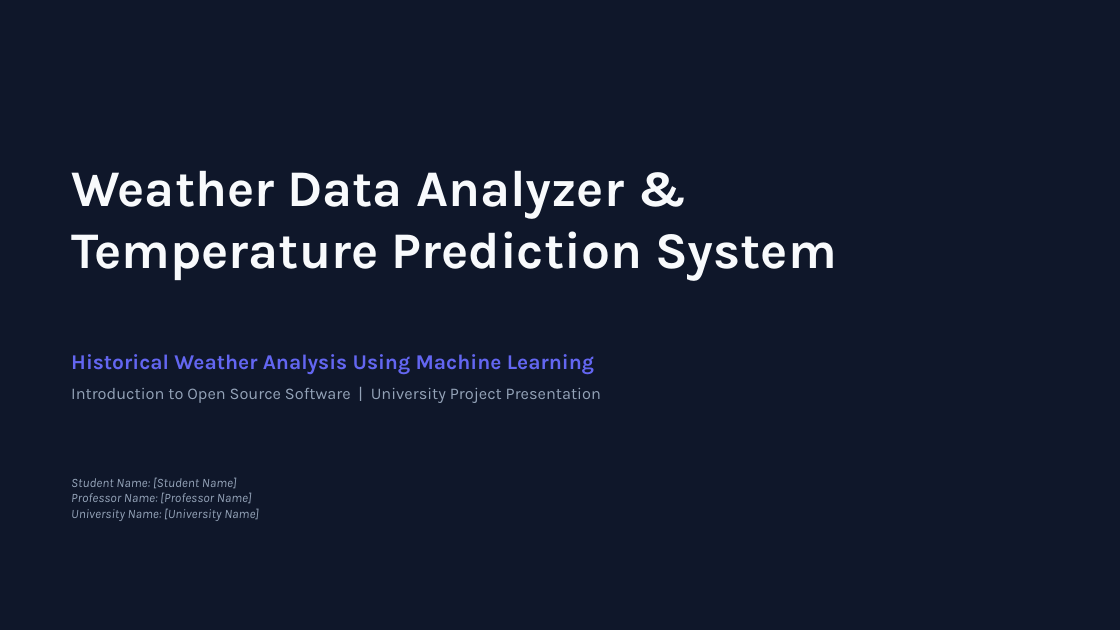
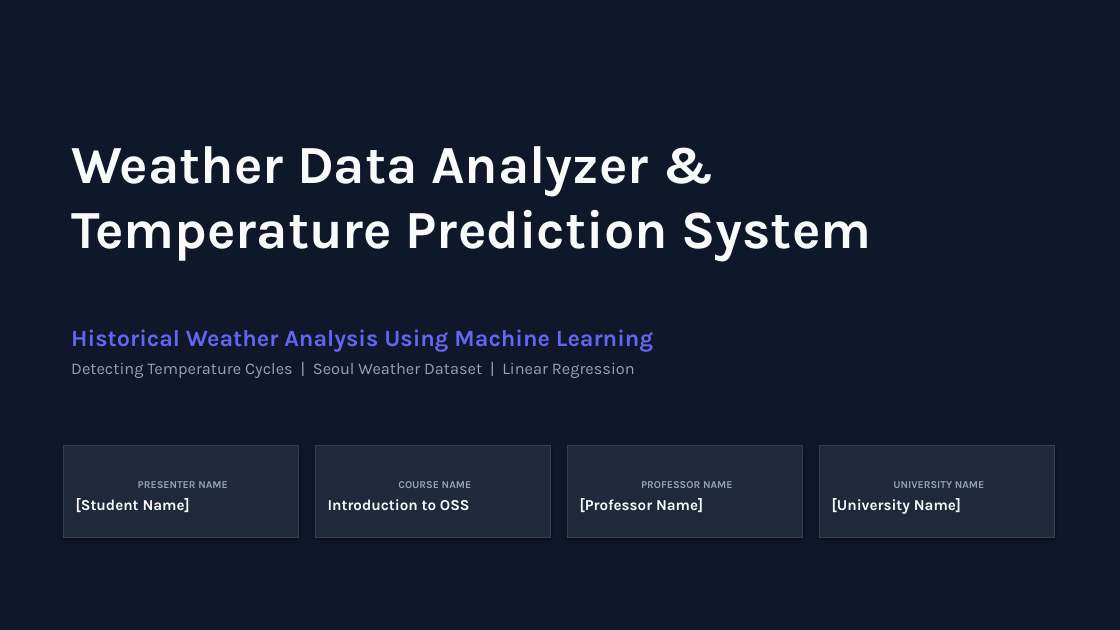
Before and after one commit to aperfectrio/weather-data-analyzer-and-prediction, a slide deck: slide 1 of Weather_Data_Analyzer_Presentation.pptx. Drawn at 1120x630 pixels with LibreOffice and Linux fonts; fonts in the diff are those of the drawing. Boxes give left, top, right and bottom in pixels: in the first picture for what was removed or moved away, otherwise in the second. Text is boxed around its words. In the diff, an @@ line names an element or a change of style, - is before the commit and + after.

Commit message:
Refactor presentation slide deck to match NIDS layout style

```diff
--- a/Weather_Data_Analyzer_Presentation.pptx
+++ b/Weather_Data_Analyzer_Presentation.pptx
@@ text "Weather Data Analyzer & Temperature ...": place and size @@
-text "Weather Data Analyzer & Temperature ..." at bbox=[71, 170, 837, 280]
+text "Weather Data Analyzer & Temperature ..." at bbox=[71, 146, 871, 261]
@@ text "Weather Data Analyzer & Temperature ..." at bbox=[71, 146, 871, 261]: size 44 to 46 pt @@
@@ text "Historical Weather Analysis Using Machine ...": place and size @@
-text "Historical Weather Analysis Using Machine ..." at bbox=[71, 354, 601, 403]
+text "Historical Weather Analysis Using Machine ..." at bbox=[71, 329, 653, 378]
@@ text at bbox=[71, 329, 653, 352]: size 18 to 20 pt in "Historical Weather Analysis Using Machine Learning" @@
@@ text at bbox=[71, 363, 635, 378]: text changed @@
-Introduction to Open Source Software | University Project Presentation
+Detecting Temperature Cycles | Seoul Weather Dataset | Linear Regression
@@ rectangle "PRESENTER NAME": place and size @@
-rectangle "PRESENTER NAME" at bbox=[71, 477, 258, 521]
+rectangle "PRESENTER NAME" at bbox=[63, 445, 298, 538]
@@ rectangle "PRESENTER NAME" at bbox=[63, 445, 298, 538]: vertical alignment top to middle; fill none to #1E293B; outline none to #334155 0.75 pt; shadow on @@
@@ rectangle added at bbox=[315, 445, 550, 538], fill #1E293B, outline #334155 0.75 pt, 13 pt, text #F8FAFC, bold @@
+COURSE NAME
+Introduction to OSS
@@ rectangle added at bbox=[567, 445, 802, 538], fill #1E293B, outline #334155 0.75 pt, 13 pt, text #F8FAFC, bold @@
+PROFESSOR NAME
+[Professor Name]
@@ rectangle added at bbox=[819, 445, 1054, 538], fill #1E293B, outline #334155 0.75 pt, 13 pt, text #F8FAFC, bold @@
+UNIVERSITY NAME
+[University Name]
@@ text in rectangle at bbox=[76, 481, 227, 512]: text changed; size 11 to 9 pt; bold on; italic off @@
-Student Name: [Student Name]
-Professor Name: [Professor Name]
-University Name: [University Name]
+PRESENTER NAME
+[Student Name]
```
Also in this commit, not shown: 9 other slides changed, 4 slides added, 4 slides removed.
